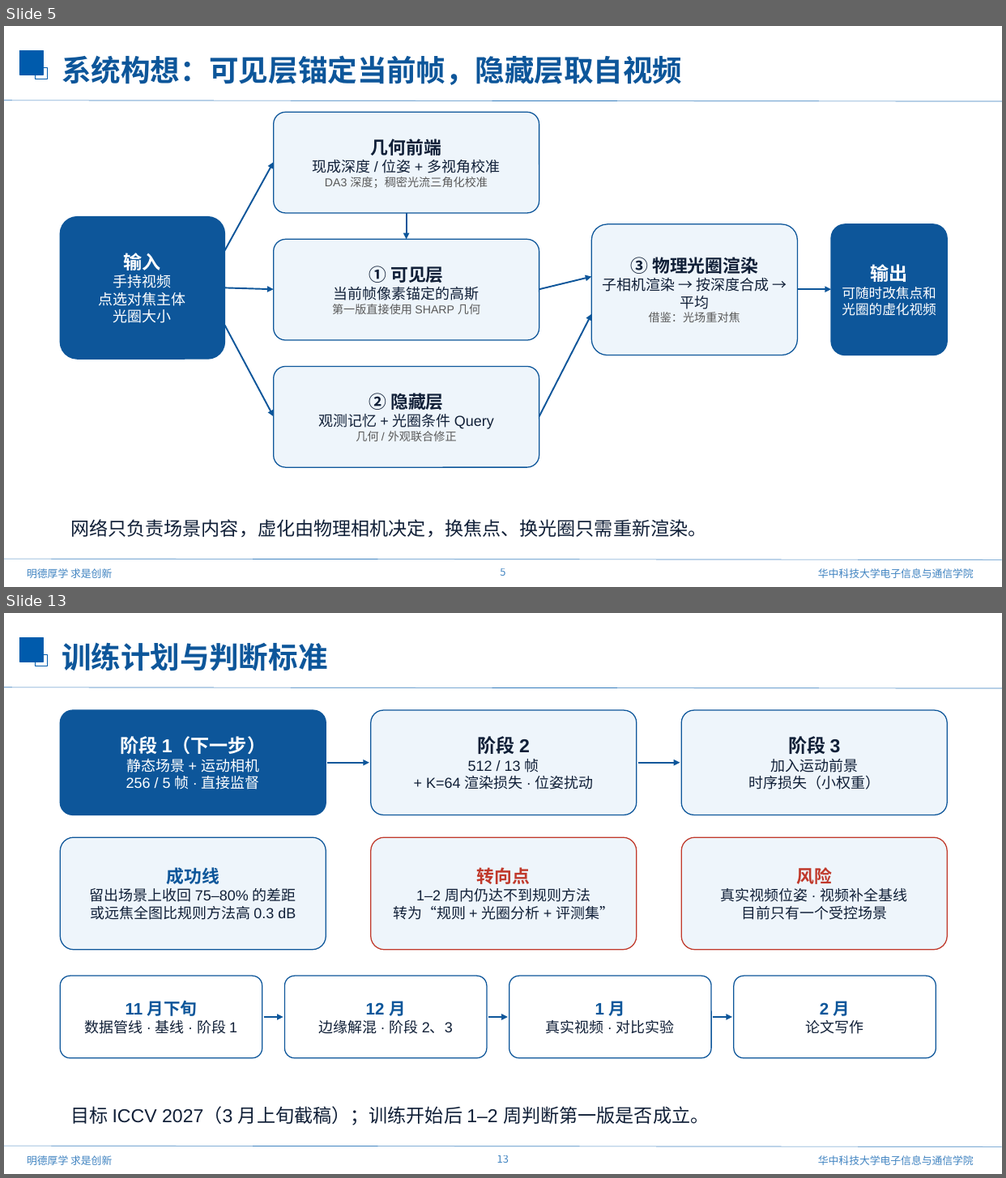
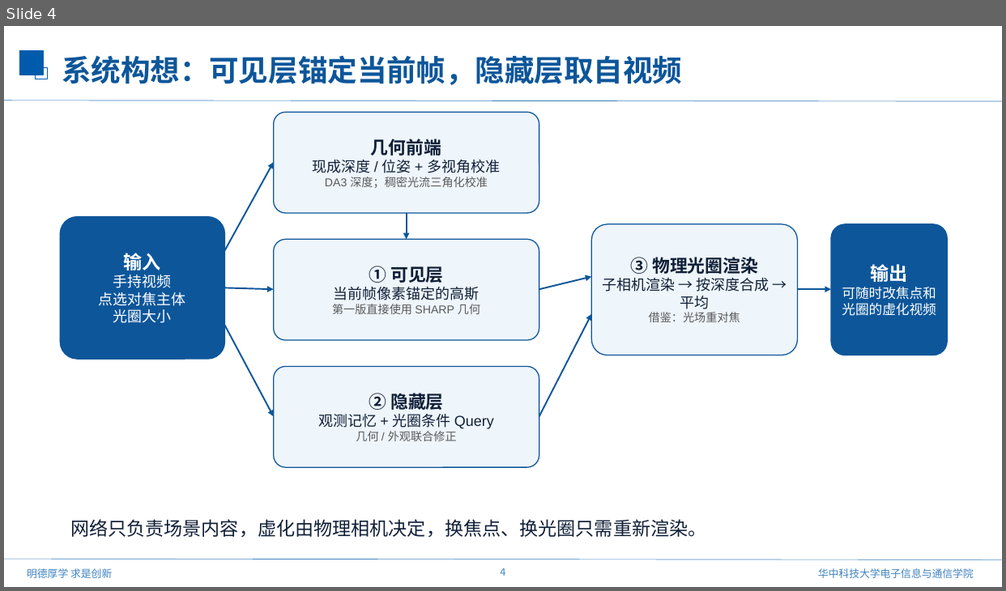
Before and after one commit to mengmcy1/OPPO-depth-guided-video-bokeh, a slide deck: 汇报/2026-11-11_前馈视频虚化思路与验证/前馈视频虚化思路与验证_1111.pptx. Shown one above the other, each under a label of ours: slides 5 and 13 before the commit, slide 4 after it; the slides between them are not shown. The pictures are 1006x1178 and 1006x591 pixels, drawn with LibreOffice and Linux fonts; fonts in the diff are those of the drawing; background and template pictures are left out. Boxes give left, top, right and bottom in pixels: in the first picture for what was removed or moved away, otherwise in the second. Text is boxed around its words. In the diff, an @@ line names an element or a change of style, - is before the commit and + after.

```diff
--- a/汇报/2026-11-11_前馈视频虚化思路与验证/前馈视频虚化思路与验证_1111.pptx
+++ b/汇报/2026-11-11_前馈视频虚化思路与验证/前馈视频虚化思路与验证_1111.pptx
@@ slide 13 removed at [4, 613, 1002, 1174], background #FFFFFF; not listed: 7 template elements that a slide beside it also shows @@
@@ text removed at [62, 642, 328, 671] @@
-训练计划与判断标准
@@ rounded rectangle removed at [60, 710, 326, 815] @@
-阶段 1（下一步）
-静态场景 + 运动相机
-256 / 5 帧 · 直接监督
@@ rounded rectangle removed at [371, 710, 637, 815] @@
-阶段 2
-512 / 13 帧
-+ K=64 渲染损失 · 位姿扰动
@@ rounded rectangle removed at [681, 710, 948, 815] @@
-阶段 3
-加入运动前景
-时序损失（小权重）
@@ arrow removed from (327, 763) to (369, 763) @@
@@ arrow removed from (638, 763) to (680, 763) @@
@@ rounded rectangle removed at [60, 837, 326, 950] @@
-成功线
-留出场景上收回 75–80% 的差距
-或远焦全图比规则方法高 0.3 dB
@@ rounded rectangle removed at [371, 837, 637, 950] @@
-转向点
-1–2 周内仍达不到规则方法
-转为“规则 + 光圈分析 + 评测集”
@@ rounded rectangle removed at [681, 837, 948, 950] @@
-风险
-真实视频位姿 · 视频补全基线
-目前只有一个受控场景
@@ rounded rectangle removed at [60, 976, 262, 1059] @@
-11 月下旬
-数据管线 · 基线 · 阶段 1
@@ rounded rectangle removed at [285, 976, 487, 1059] @@
-12 月
-边缘解混 · 阶段 2、3
@@ rounded rectangle removed at [509, 976, 711, 1059] @@
-1 月
-真实视频 · 对比实验
@@ rounded rectangle removed at [734, 976, 936, 1059] @@
-2 月
-论文写作
@@ arrow removed from (264, 1017) to (283, 1017) @@
@@ arrow removed from (488, 1017) to (508, 1017) @@
@@ arrow removed from (713, 1017) to (732, 1017) @@
@@ text removed at [70, 1106, 709, 1126] @@
-目标 ICCV 2027（3 月上旬截稿）；训练开始后 1–2 周判断第一版是否成立。
@@ what was slide 5 is now slide 4 @@
@@ page number at [500, 569, 505, 576]: text changed @@
-5
+4
```
Also in this commit, not shown: 3 slides changed, 3 slides added, 6 other slides removed, 20 other files.
